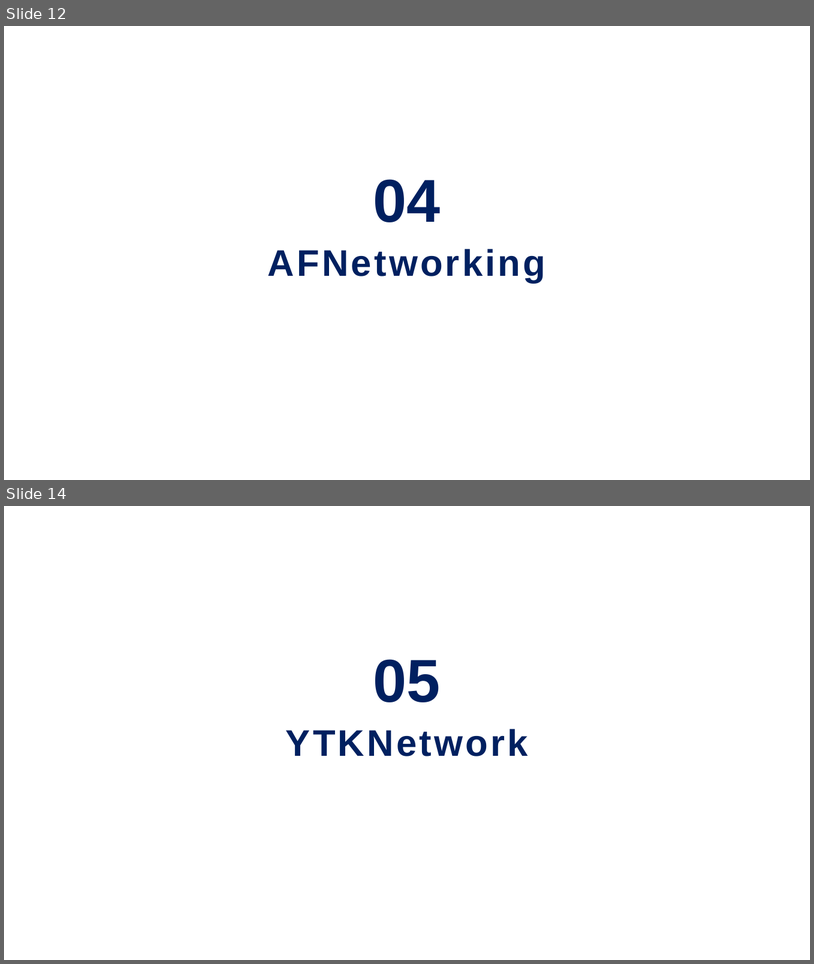
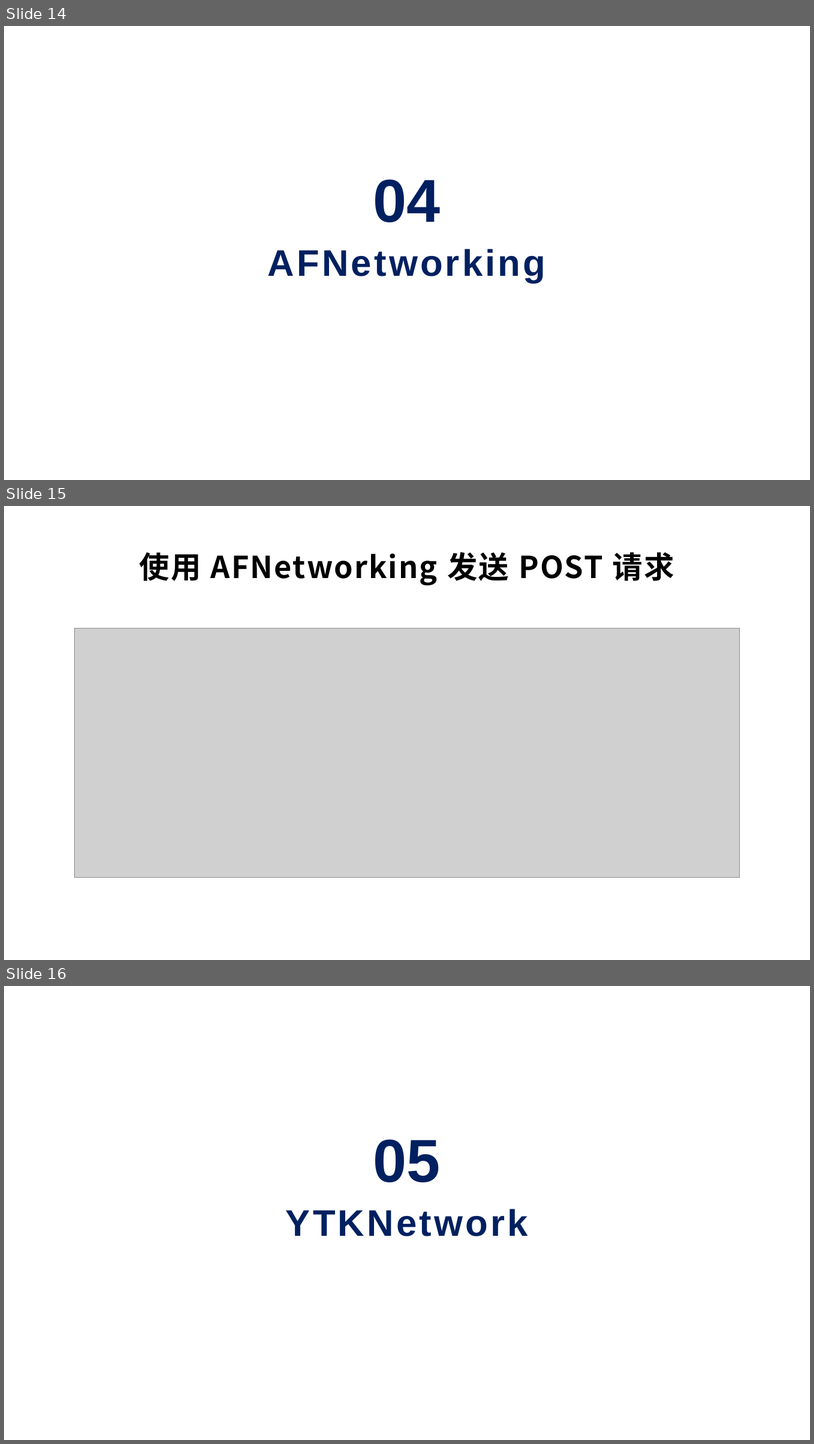
Before and after one commit to scfhao/Notebook, a slide deck: system_logs/iOS开发中的网络请求框架.pptx. Shown one above the other, each under a label of ours: slides 12 and 14 before the commit, slides 14, 15 and 16 after it; the slides between them are not shown. The pictures are 814x964 and 814x1444 pixels, drawn with LibreOffice and Linux fonts; fonts in the diff are those of the drawing; grey boxes stand for pictures; background and template pictures are left out. Boxes give left, top, right and bottom in pixels: in the first picture for what was removed or moved away, otherwise in the second. Text is boxed around its words. In the diff, an @@ line names an element or a change of style, - is before the commit and + after.

```diff
--- a/system_logs/iOS开发中的网络请求框架.pptx
+++ b/system_logs/iOS开发中的网络请求框架.pptx
@@ slide 15 added at (4, 506, 810, 960), background #FFFFFF @@
@@ text added at (140, 552, 675, 586), 36 pt, text #000000, bold @@
+使用 AFNetworking 发送 POST 请求
@@ picture added at (75, 628, 740, 877) @@
@@ what was slide 12 is now slide 14 @@
@@ what was slide 14 is now slide 16 @@
```
Also in this commit, not shown: 4 slides changed, 6 other slides added, 4 slides removed.
